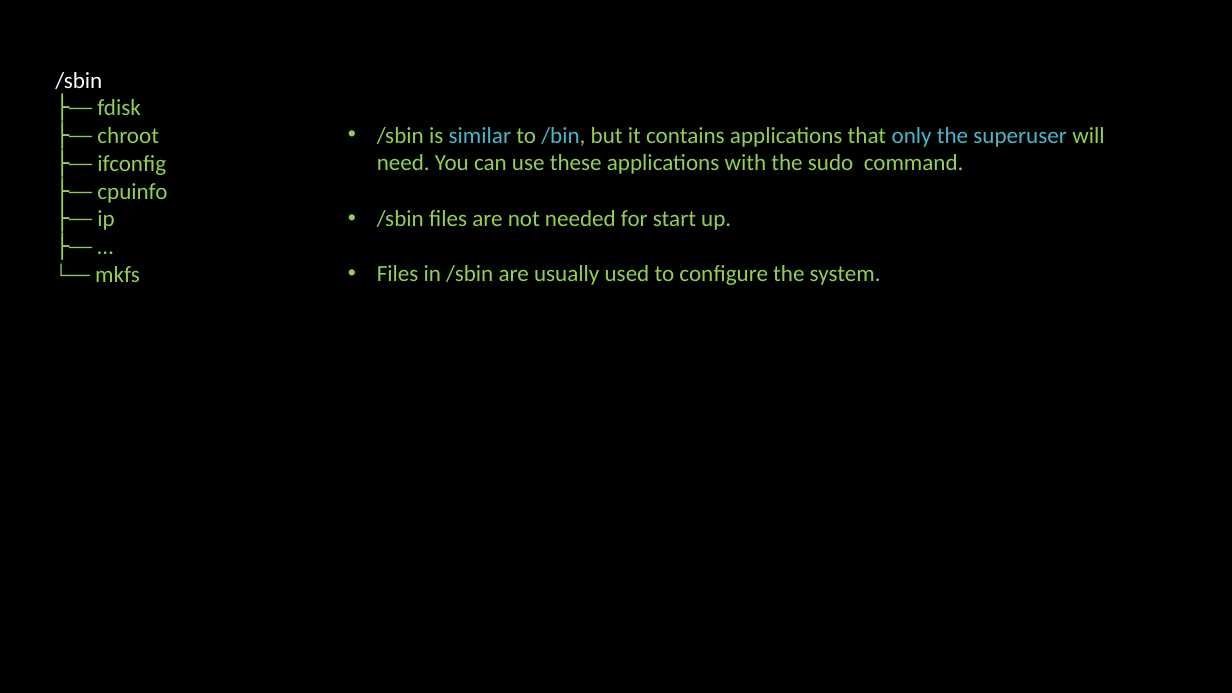
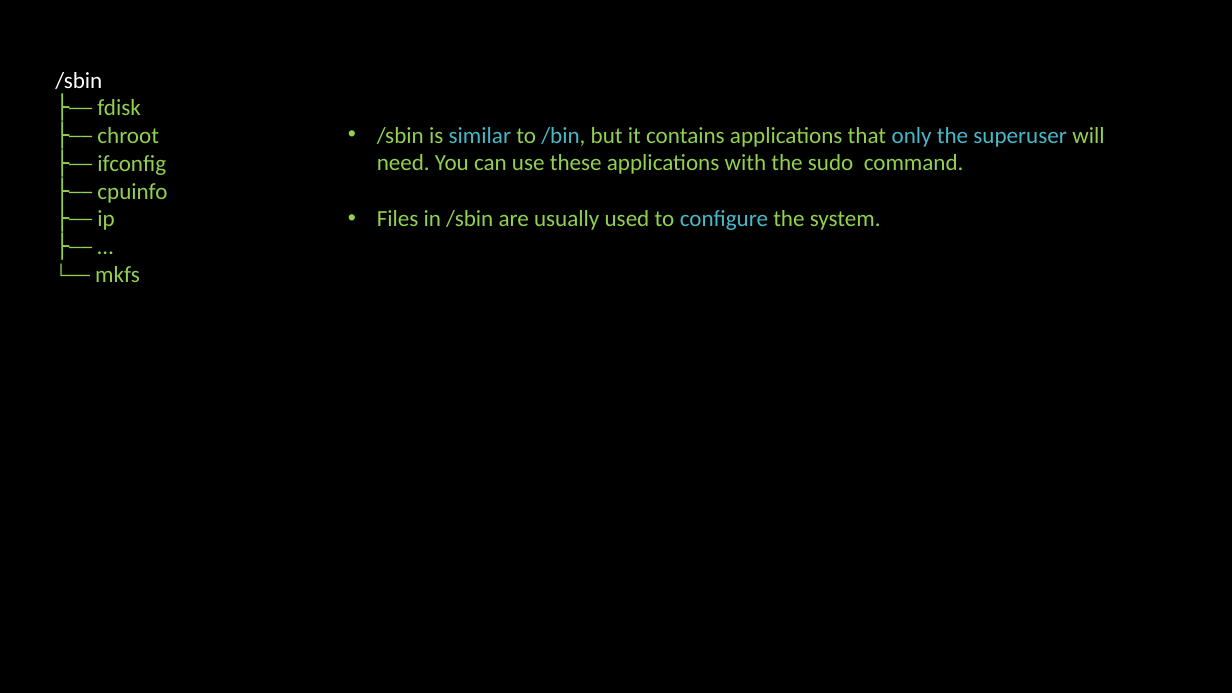
Before and after one commit to linuxfestival/introduction-to-linux-resources, a slide deck: slide 48 of PowerPoint/amirkabir_linux_festival.pptx. Drawn at 1232x693 pixels with LibreOffice and Linux fonts; fonts in the diff are those of the drawing. Boxes give left, top, right and bottom in pixels: in the first picture for what was removed or moved away, otherwise in the second. Text is boxed around its words. In the diff, an @@ line names an element or a change of style, - is before the commit and + after.

```diff
--- a/PowerPoint/amirkabir_linux_festival.pptx
+++ b/PowerPoint/amirkabir_linux_festival.pptx
@@ text at box(377, 210, 731, 230): paragraph removed @@
-• /sbin files are not needed for start up.
@@ text at box(377, 210, 881, 230): text colour #92D050 to #47B8C7 in "configure" @@
```
Also in this commit, not shown: 2 other slides changed, 7 slides added.
